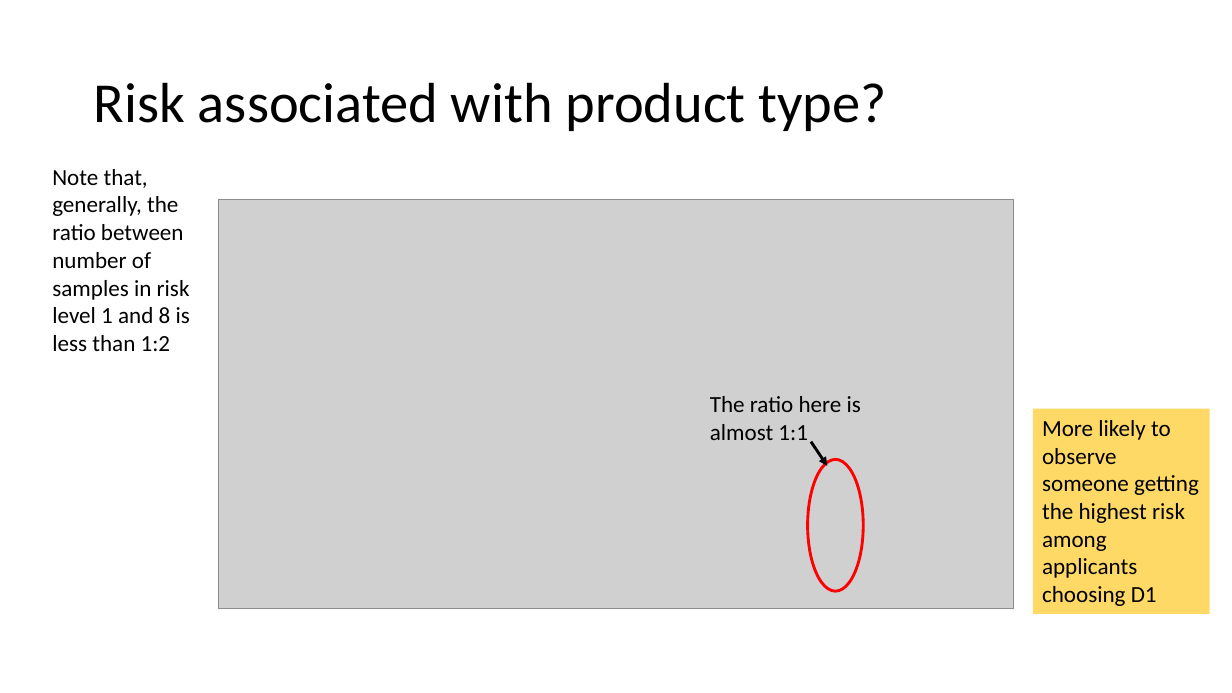
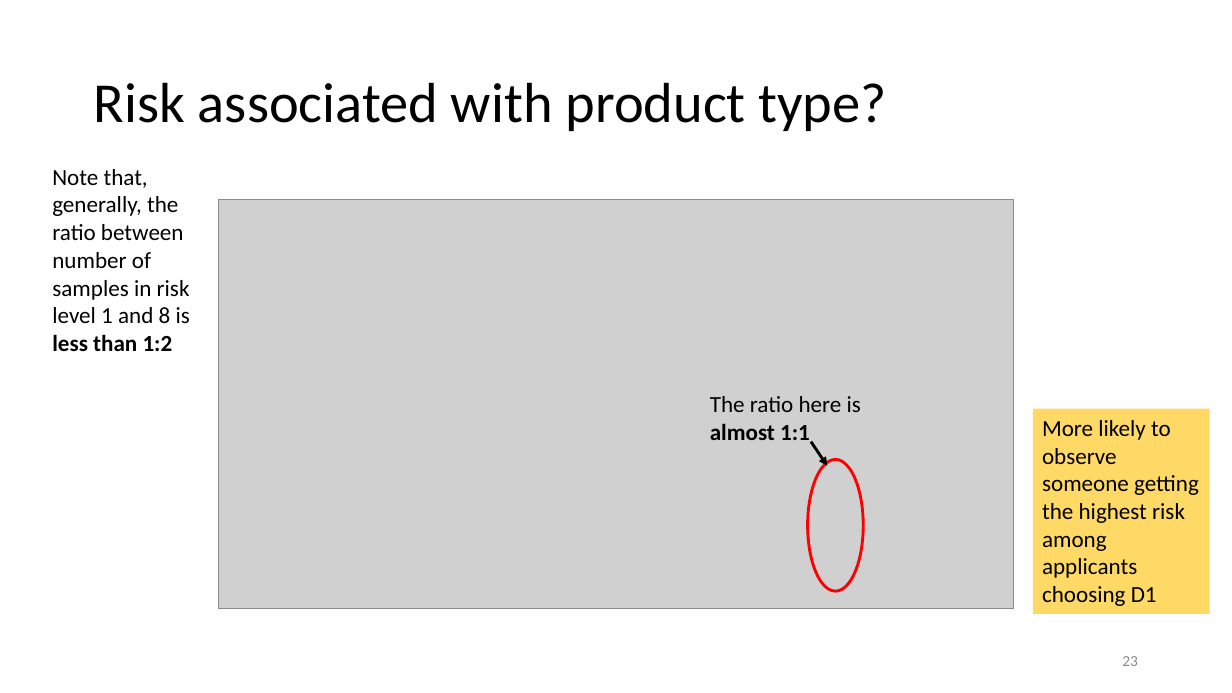
Before and after one commit to m2ng/hangseng-case, a slide deck: slide 23 of slides/hangseng_interview.pptx (slide 22 before the commit). Drawn at 1232x693 pixels with LibreOffice and Linux fonts; fonts in the diff are those of the drawing; grey boxes stand for pictures. Boxes give left, top, right and bottom in pixels: in the first picture for what was removed or moved away, otherwise in the second. Text is boxed around its words. In the diff, an @@ line names an element or a change of style, - is before the commit and + after.

```diff
--- a/slides/hangseng_interview.pptx
+++ b/slides/hangseng_interview.pptx
@@ text "Note that, generally, the ratio ..." at <box>52,169,190,351</box>: bold on in "less than 1:2" @@
@@ text "The ratio here is almost ..." at <box>710,396,861,440</box>: bold on in "almost 1:1" @@
@@ page number added at <box>1122,656,1138,666</box>, 12 pt, text #8C8C8C @@
+23
```
Also in this commit, not shown: 22 other slides changed, 22 slides added.
